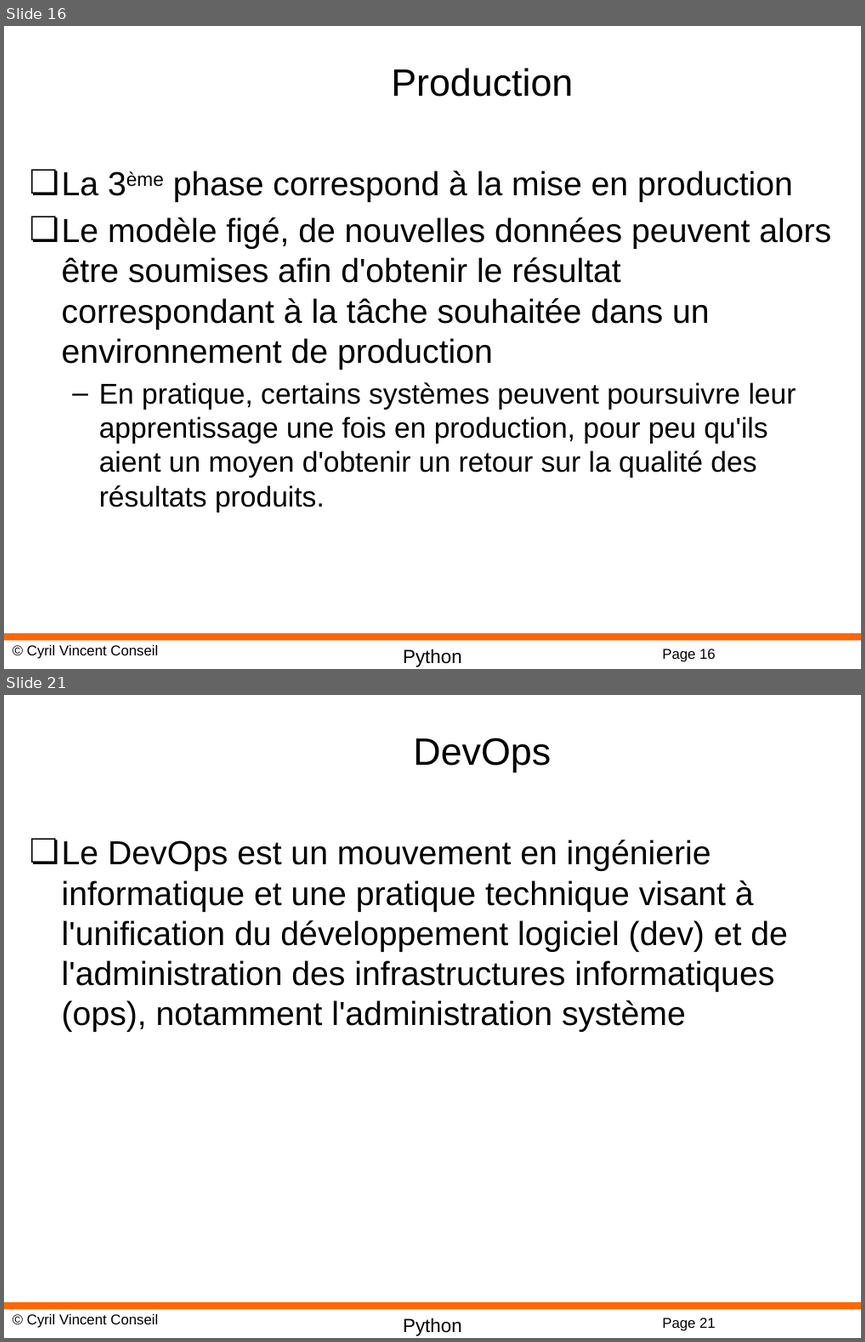
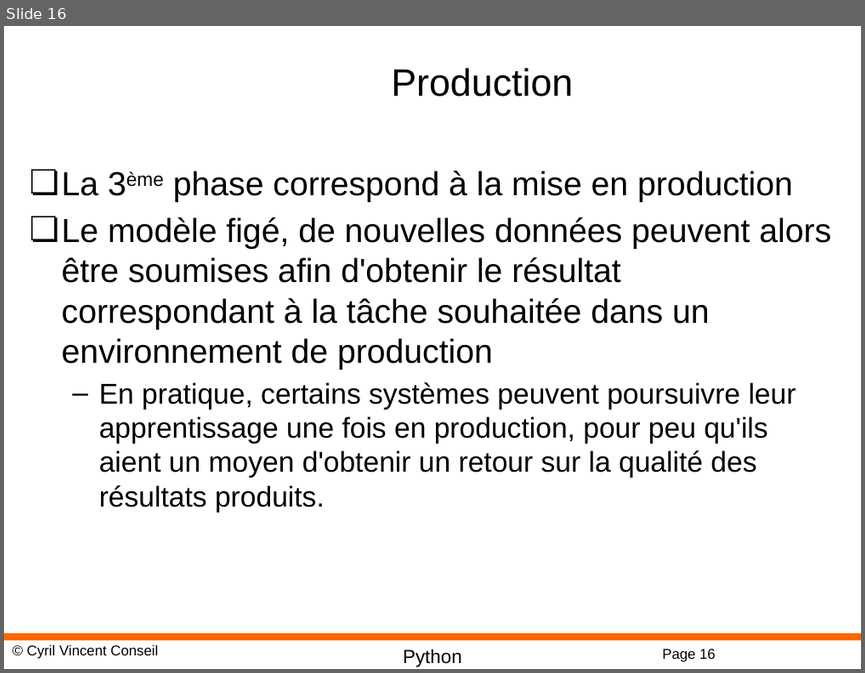
Before and after one commit to cyrilvincent/bigdata, a slide deck: ppt/BigData12-Project.pptx. Shown one above the other, each under a label of ours: slides 16 and 21 before the commit, slide 16 after it; the slides between them are not shown. The pictures are 865x1342 and 865x673 pixels, drawn with LibreOffice and Linux fonts; fonts in the diff are those of the drawing; background and template pictures are left out. Boxes give left, top, right and bottom in pixels: in the first picture for what was removed or moved away, otherwise in the second. Text is boxed around its words. In the diff, an @@ line names an element or a change of style, - is before the commit and + after.

```diff
--- a/ppt/BigData12-Project.pptx
+++ b/ppt/BigData12-Project.pptx
@@ slide 21 removed at box(4, 695, 861, 1338), background #FFFFFF; not listed: 4 template elements that a slide beside it also shows @@
@@ title removed at box(413, 737, 551, 772) @@
-DevOps
@@ text removed at box(62, 839, 788, 1032) @@
-❏ Le DevOps est un mouvement en ingénierie informatique et une pratique technique visant à l'unification du développement logiciel (dev) et de l'administration des infrastructures informatiques (ops), notamment l'administration système
```
Also in this commit, not shown: 6 other slides removed, 14 other files.
